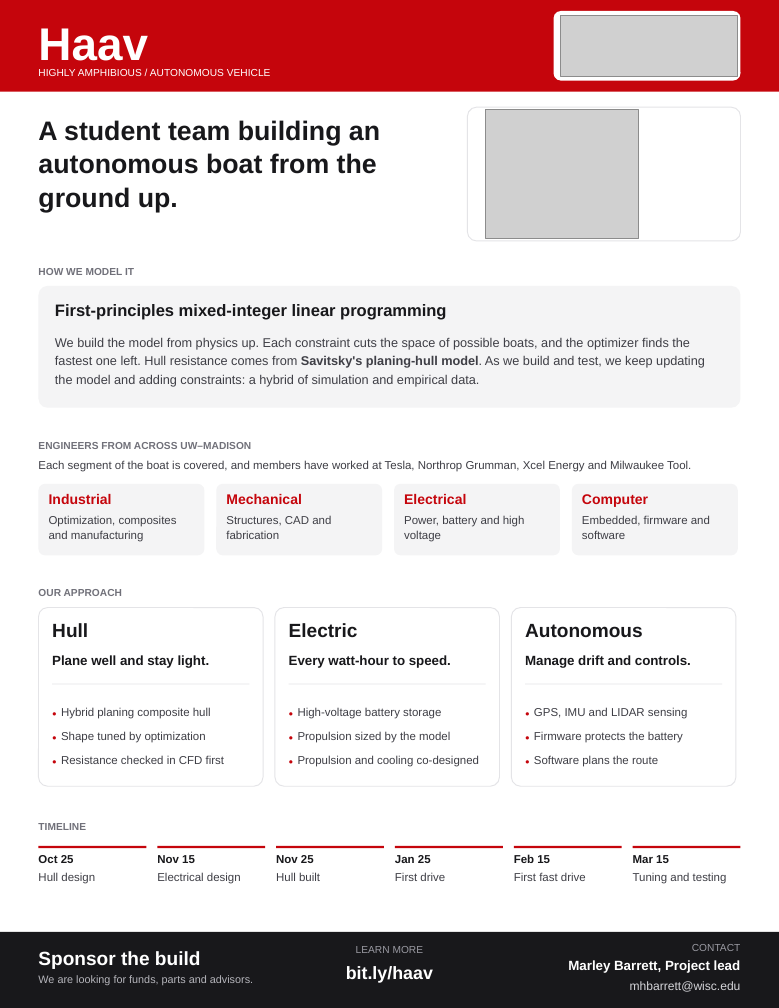
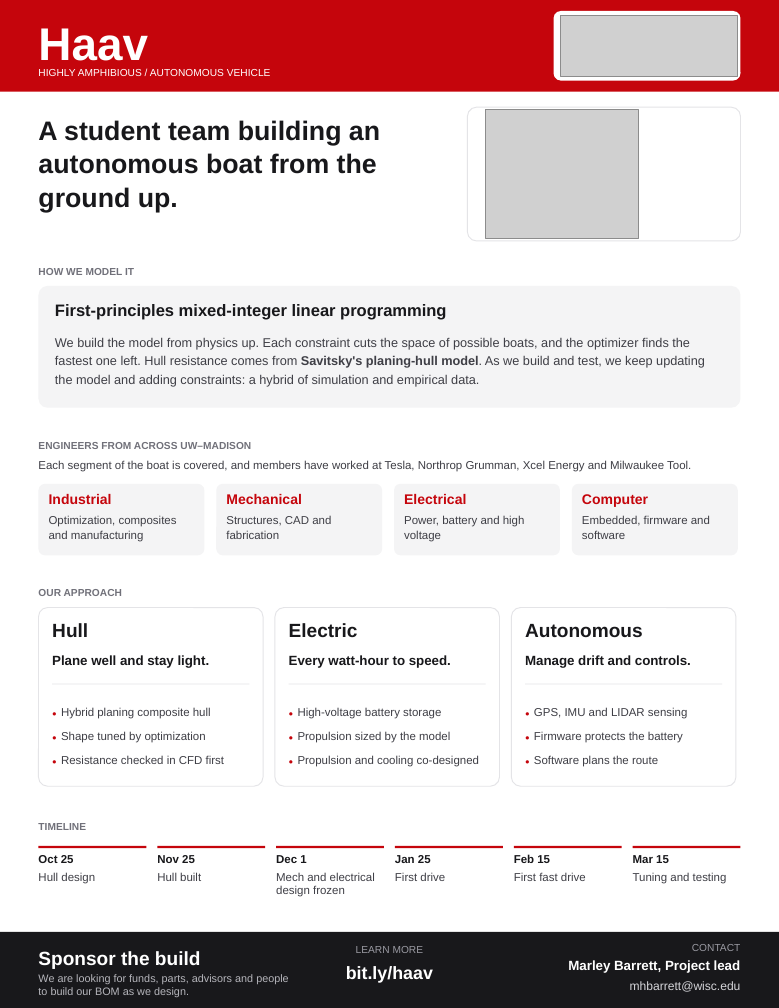
Before and after one commit to MarMar888/hav, a slide deck: slide 1 of dashboard/public/haav-handout.pptx. Drawn at 779x1008 pixels with LibreOffice and Linux fonts; fonts in the diff are those of the drawing; grey boxes stand for pictures. Boxes give left, top, right and bottom in pixels: in the first picture for what was removed or moved away, otherwise in the second. Text is boxed around its words. In the diff, an @@ line names an element or a change of style, - is before the commit and + after.

```diff
--- a/dashboard/public/haav-handout.pptx
+++ b/dashboard/public/haav-handout.pptx
@@ text at (157,855,195,863): text changed @@
-Nov 15
+Nov 25
@@ text at (276,855,306,863): text changed @@
-Nov 25
+Dec 1
@@ text at (157,872,201,881): text changed @@
-Electrical design
+Hull built
@@ text at (276,872,375,897): text changed @@
-Hull built
+Mech and electrical design frozen
@@ text at (38,974,288,997): text changed @@
-We are looking for funds, parts and advisors.
+We are looking for funds, parts, advisors and people to build our BOM as we design.
```
Also in this commit, not shown: 6 other files.
